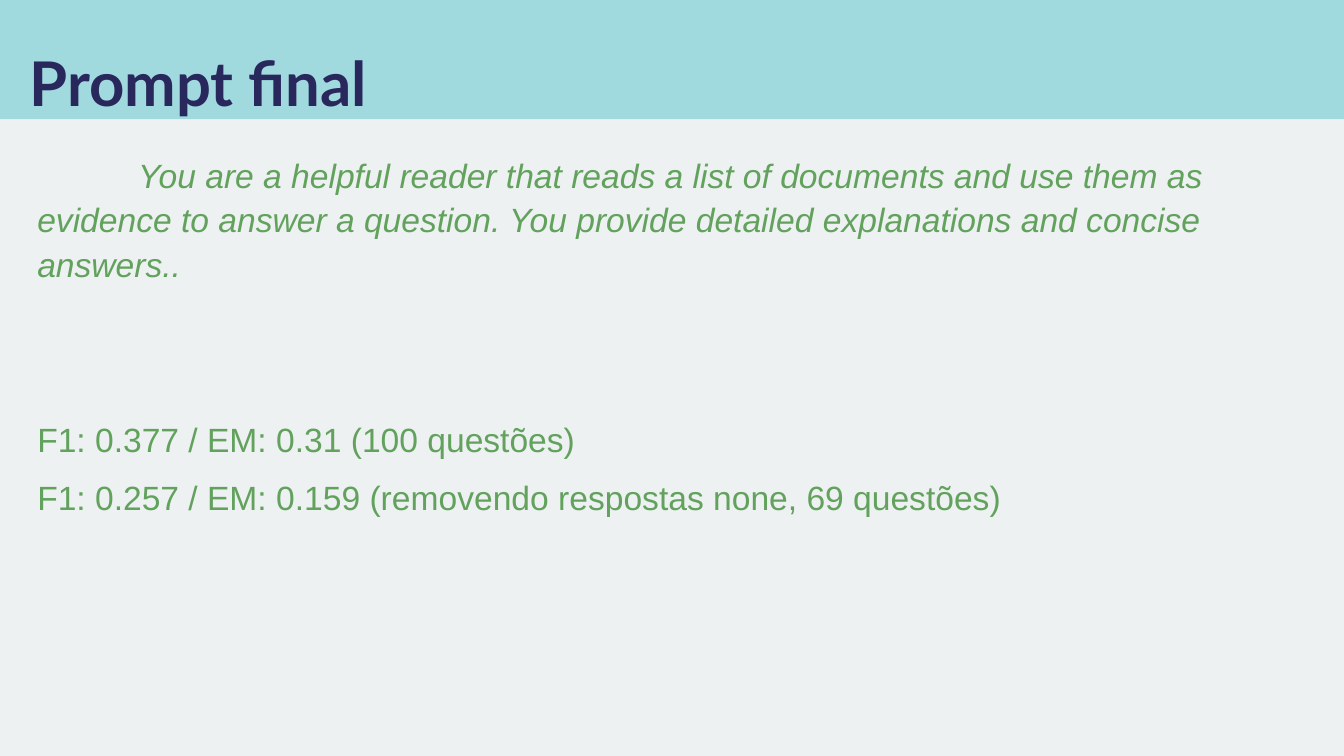
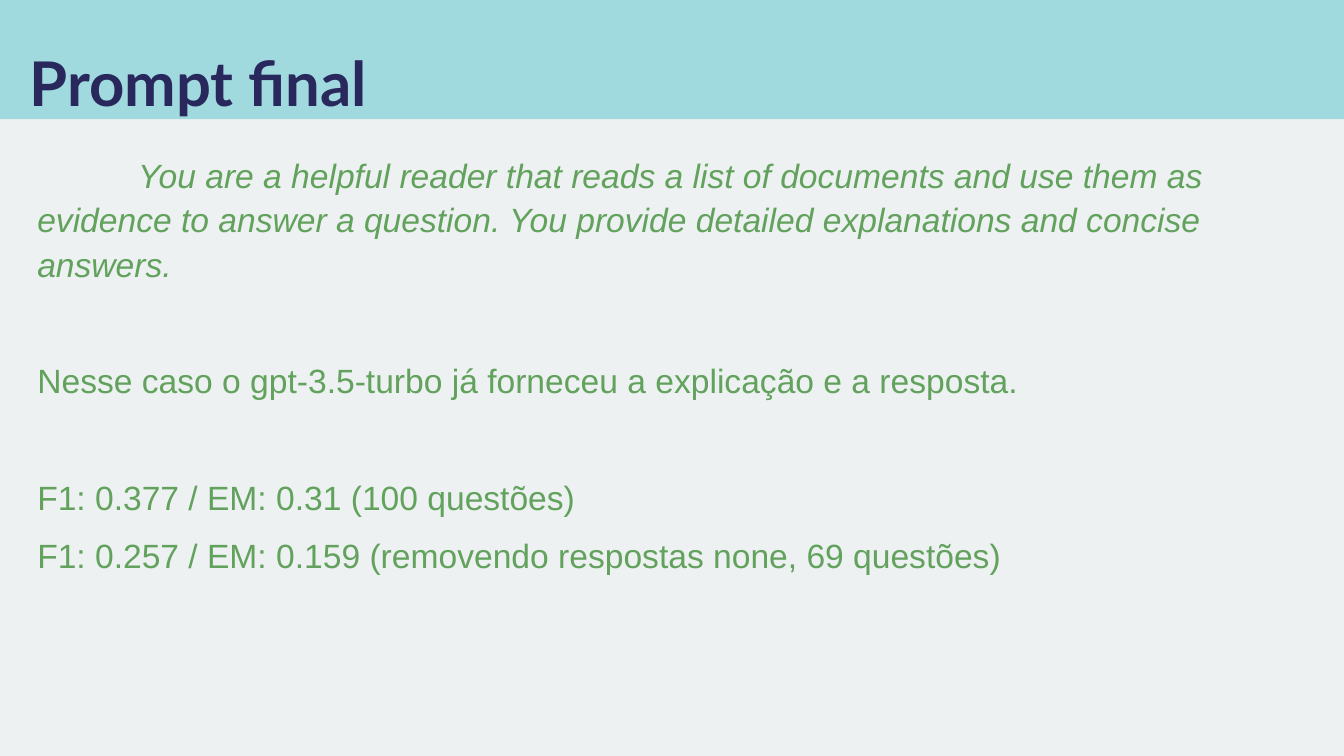
Before and after one commit to carisio/IA368-DD_deep_learning_busca, a slide deck: slide 5 of 10 - visconde/notebook/apresentacao_visconde.pptx. Drawn at 1344x756 pixels with LibreOffice and Linux fonts; fonts in the diff are those of the drawing. Boxes give left, top, right and bottom in pixels: in the first picture for what was removed or moved away, otherwise in the second. Text is boxed around its words. In the diff, an @@ line names an element or a change of style, - is before the commit and + after.

```diff
--- a/10 - visconde/notebook/apresentacao_visconde.pptx
+++ b/10 - visconde/notebook/apresentacao_visconde.pptx
@@ text at bbox=[37, 163, 1202, 400]: text changed @@
-You are a helpful reader that reads a list of documents and use them as evidence to answer a question. You provide detailed explanations and concise answers..
+You are a helpful reader that reads a list of documents and use them as evidence to answer a question. You provide detailed explanations and concise answers.
+Nesse caso o gpt-3.5-turbo já forneceu a explicação e a resposta.
```
Also in this commit, not shown: 2 other slides changed, 1 slide added, 1 other file.
